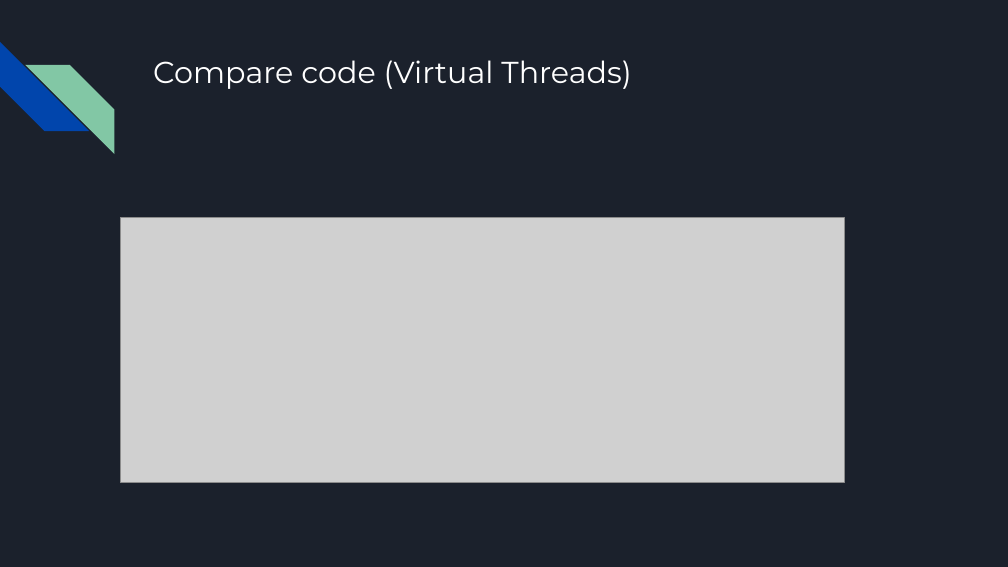
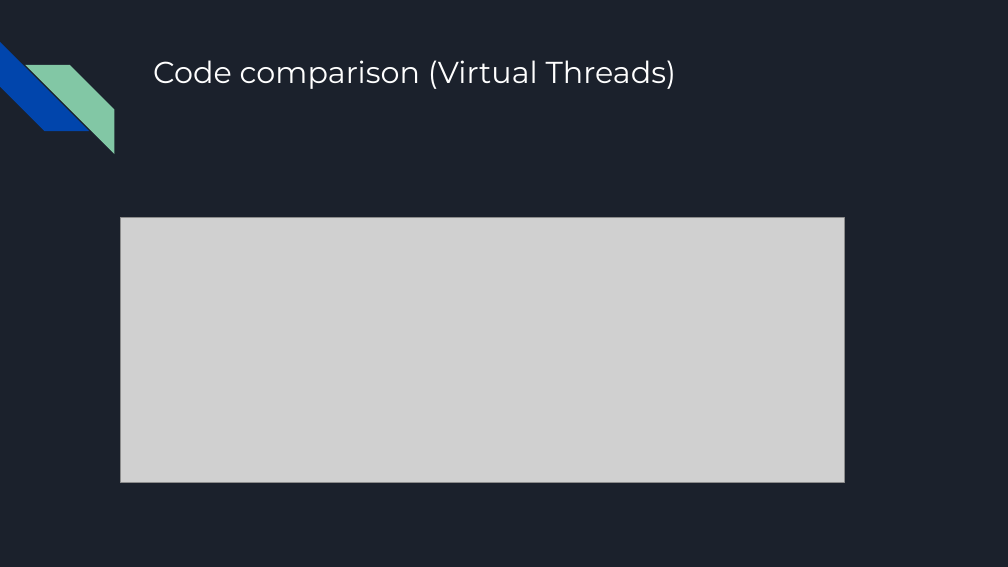
Before and after one commit to xkondix/loom-JAVA-SPRING, a slide deck: slide 27 of assets/Project Loom.pptx. Drawn at 1008x567 pixels with LibreOffice and Linux fonts; fonts in the diff are those of the drawing; grey boxes stand for pictures. Boxes give left, top, right and bottom in pixels: in the first picture for what was removed or moved away, otherwise in the second. Text is boxed around its words. In the diff, an @@ line names an element or a change of style, - is before the commit and + after.

```diff
--- a/assets/Project Loom.pptx
+++ b/assets/Project Loom.pptx
@@ title at [153, 60, 676, 89]: text changed @@
-Compare code (Virtual Threads)
+Code comparison (Virtual Threads)
```
Also in this commit, not shown: 5 other slides changed, 6 slides added, 6 other files.
